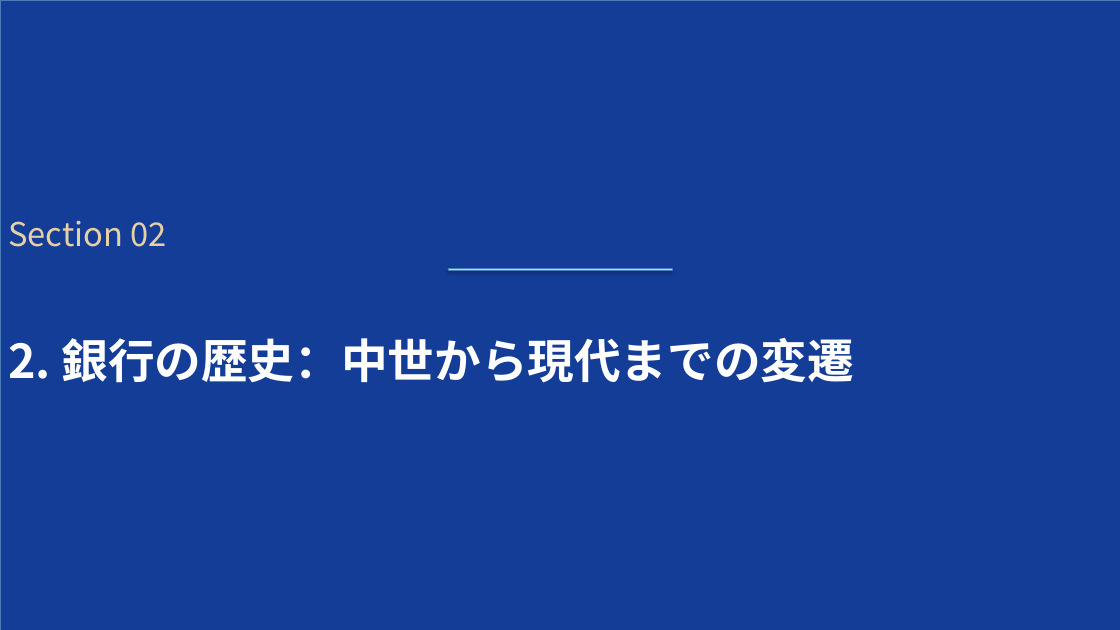
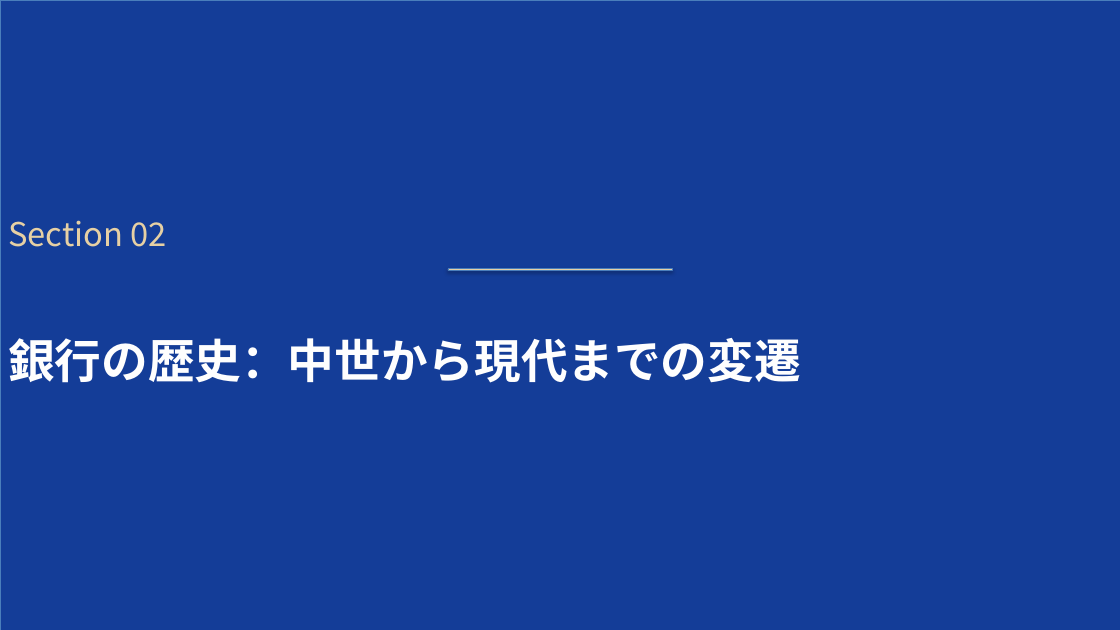
Before and after one commit to xilicrysta/bank-pptx, a slide deck: slide 5 of bank_industry_presentation.pptx. Drawn at 1120x630 pixels with LibreOffice and Linux fonts; fonts in the diff are those of the drawing. Boxes give left, top, right and bottom in pixels: in the first picture for what was removed or moved away, otherwise in the second. Text is boxed around its words. In the diff, an @@ line names an element or a change of style, - is before the commit and + after.

```diff
--- a/bank_industry_presentation.pptx
+++ b/bank_industry_presentation.pptx
@@ text at box(8, 338, 801, 383): text changed @@
-2. 銀行の歴史：中世から現代までの変遷
+銀行の歴史：中世から現代までの変遷
```
Also in this commit, not shown: 5 other slides changed, 1 other file.
